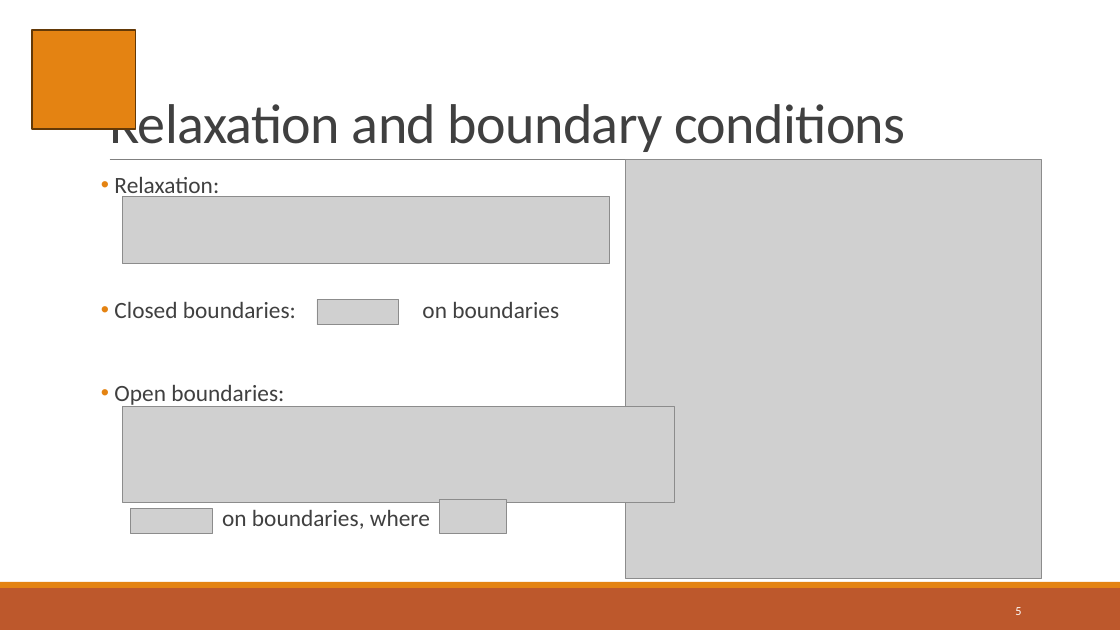
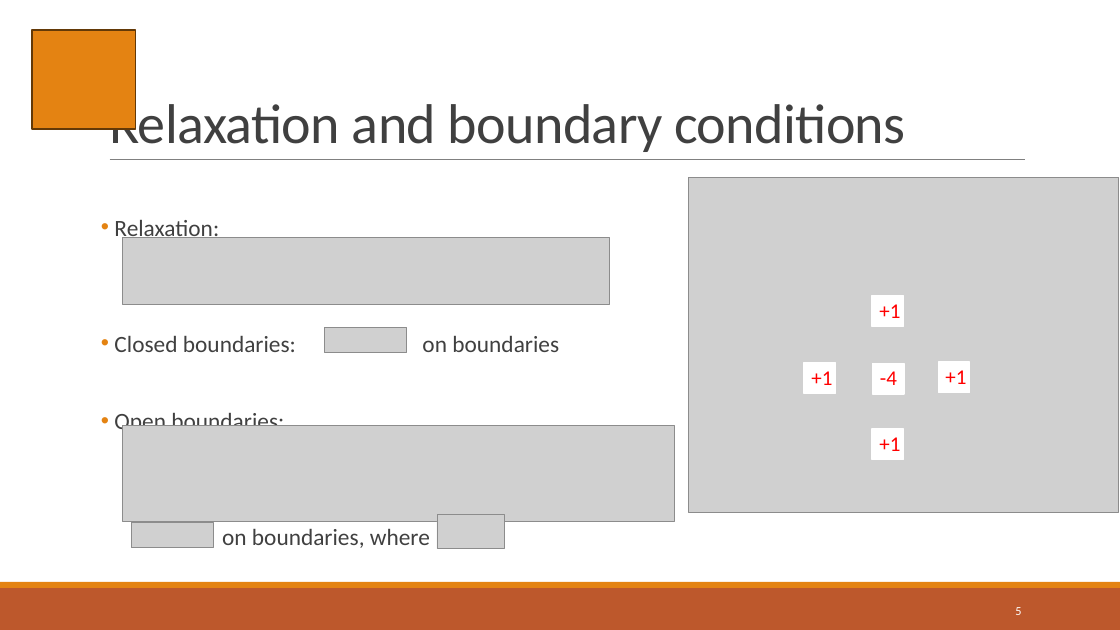
Before and after one commit to mallereusement/CP_sandpile, a slide deck: slide 5 of presentation/sandpile_presentation.pptx. Drawn at 1120x630 pixels with LibreOffice and Linux fonts; fonts in the diff are those of the drawing; grey boxes stand for pictures. Boxes give left, top, right and bottom in pixels: in the first picture for what was removed or moved away, otherwise in the second. Text is boxed around its words. In the diff, an @@ line names an element or a change of style, - is before the commit and + after.

```diff
--- a/presentation/sandpile_presentation.pptx
+++ b/presentation/sandpile_presentation.pptx
@@ text "Relaxation:" at (x1=114, y1=220, x2=559, y2=548): line spacing 0.9 to 0.8 @@
@@ picture resized from (x1=626, y1=160, x2=1041, y2=579) to (x1=689, y1=177, x2=1119, y2=513) @@
@@ picture moved from (x1=122, y1=197, x2=609, y2=264) to (x1=122, y1=237, x2=609, y2=304) @@
@@ picture moved from (x1=317, y1=299, x2=399, y2=324) to (x1=325, y1=327, x2=408, y2=352) @@
@@ group added at (x1=804, y1=296, x2=970, y2=460): 5 rectangles, 5 texts @@
+-4
++1
++1
++1
++1
@@ picture moved from (x1=122, y1=407, x2=674, y2=502) to (x1=122, y1=425, x2=674, y2=521) @@
@@ picture moved from (x1=130, y1=508, x2=213, y2=534) to (x1=131, y1=523, x2=213, y2=548) @@
@@ picture moved from (x1=439, y1=500, x2=507, y2=534) to (x1=437, y1=514, x2=504, y2=549) @@
```
Also in this commit, not shown: 6 other slides changed, 1 slide added, 1 slide removed, 23 other files.
